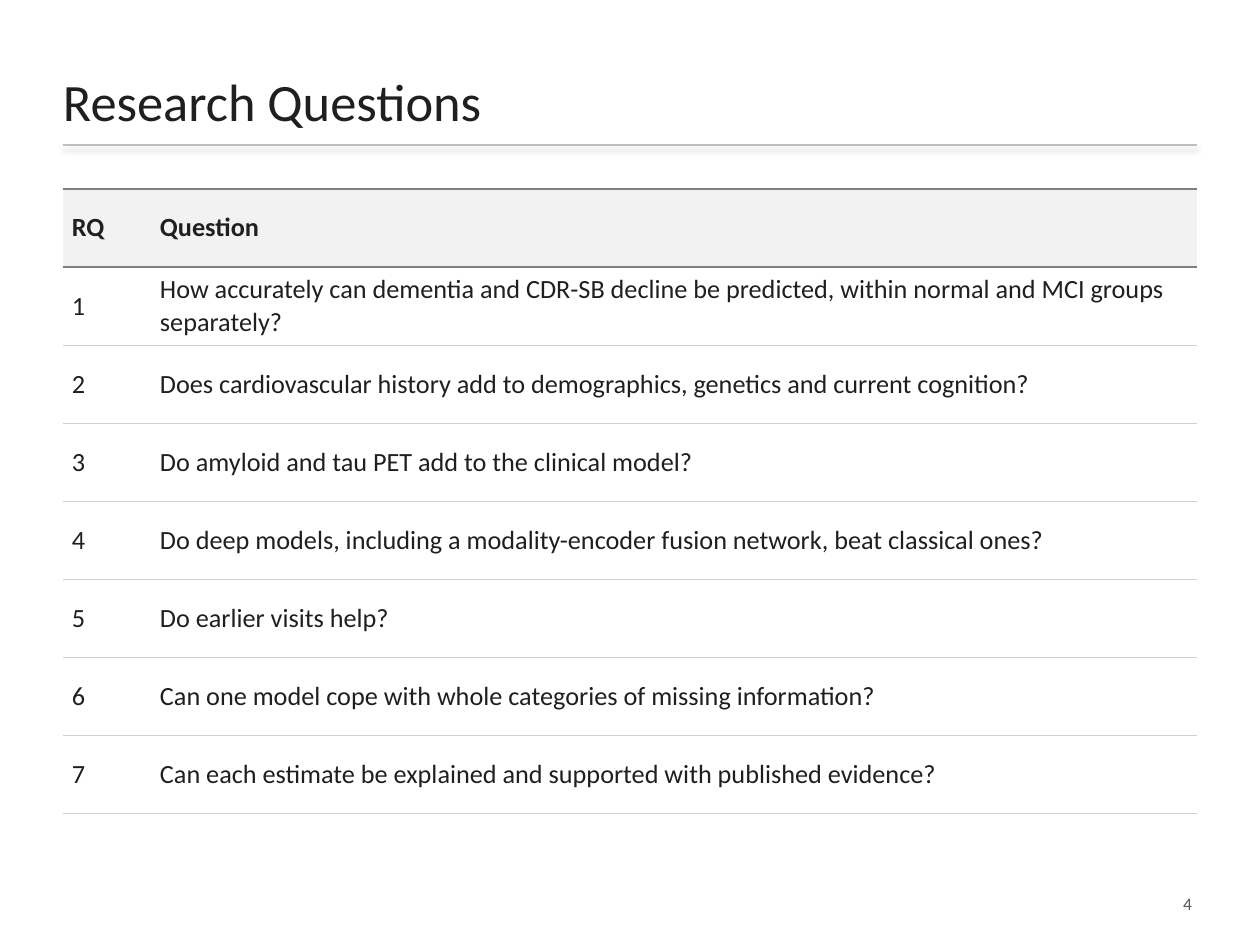
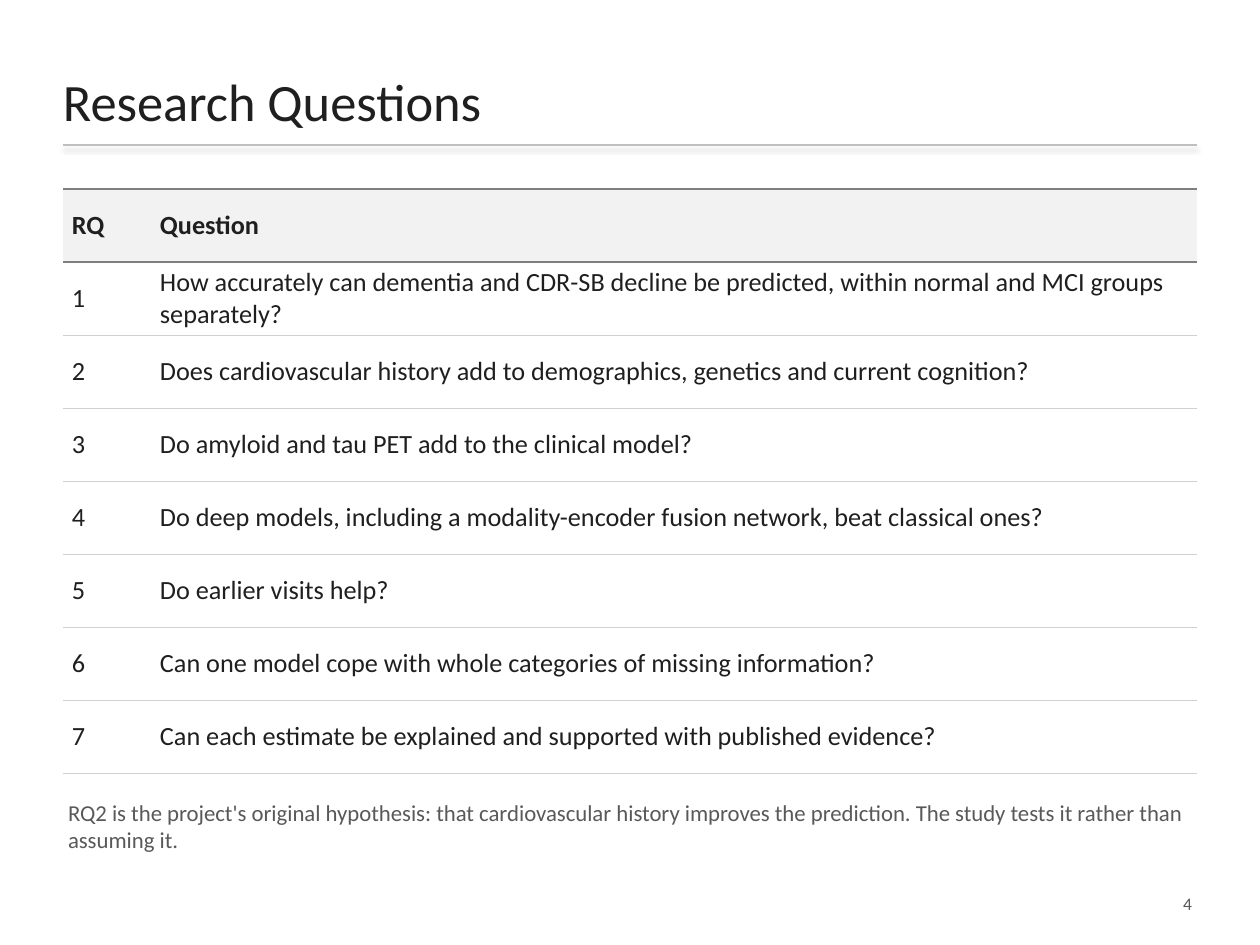
Before and after one commit to hansikareddy40/CardioCog-RAG, a slide deck: slide 4 of presentation/CardioCog_final_review_D07.pptx. Drawn at 1260x945 pixels with LibreOffice and Linux fonts; fonts in the diff are those of the drawing. Boxes give left, top, right and bottom in pixels: in the first picture for what was removed or moved away, otherwise in the second. Text is boxed around its words. In the diff, an @@ line names an element or a change of style, - is before the commit and + after.

Commit message:
Deck: Datasets slide for the clinical tables and PET, RQ2 framed as the tested hypothesis; viva questions sheet

```diff
--- a/presentation/CardioCog_final_review_D07.pptx
+++ b/presentation/CardioCog_final_review_D07.pptx
@@ table: place and size @@
-table at bbox=[63, 189, 1197, 814]
+table at bbox=[63, 189, 1197, 774]
@@ text added at bbox=[68, 805, 1181, 852], 13 pt, text #595959 @@
+RQ2 is the project's original hypothesis: that cardiovascular history improves the prediction. The study tests it rather than assuming it.
```
Also in this commit, not shown: 26 other slides changed, 1 slide added, 4 other files.
